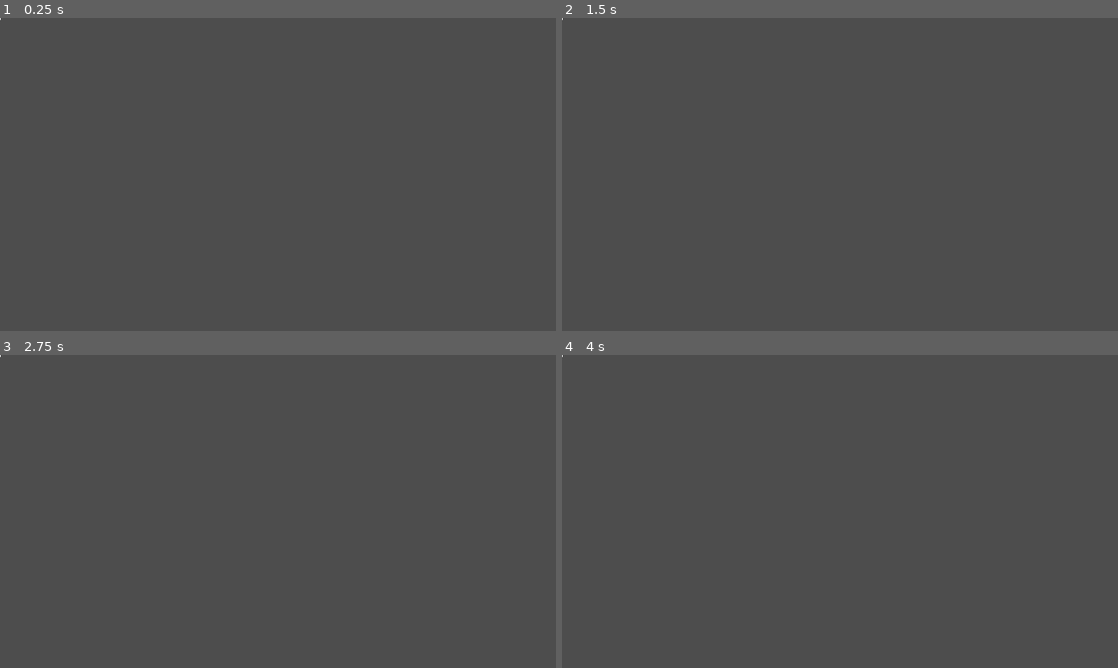
Above: before the commit, frames 1-4 (two rows, left to right).
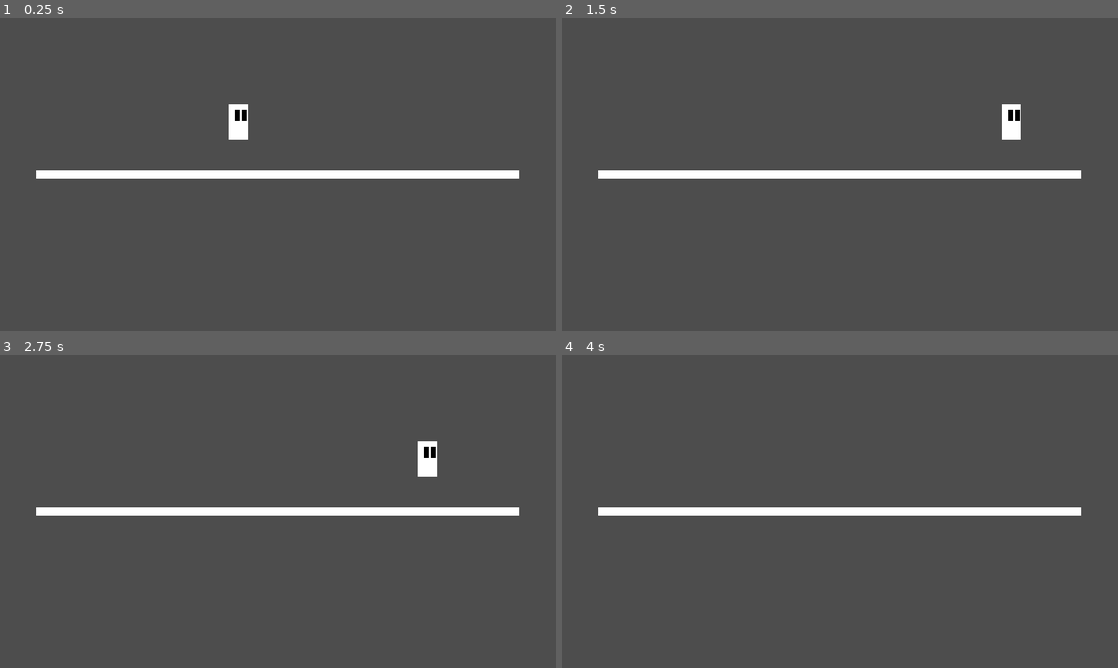
Above: after the commit, the same moments.

Repository: shubhrDev/Satisfying-Character-Controller
Game: Godot game, scene res://levels/level_1.tscn
Two runs of this game, one before a commit and one after it. Both use one fixed random seed, a clock stepped at 60 frames per second and the inputs below. Before the commit the project starts from res://Player/player.tscn.
Inputs:
- Up to frame 1 (0.25 s): no input
- Up to frame 2 (1.5 s): tap Enter at 0.5 s; hold Space (jump) 0.53-1.28 s; hold D (right) from 0.53 s (still down); tap Space (jump) at 1.35 s
- Up to frame 3 (2.75 s): tap Space (jump) at 1.52, 1.82 s; release D (right) at 2.03 s; hold A (left) from 2.03 s (still down); hold Space (jump) from 2.03 s (still down)
- Up to frame 4 (4 s): release A (left) at 2.78 s; release Space (jump) at 2.78 s; hold D (right) from 2.78 s (still down); tap Space (jump) at 2.85, 3.02, 3.32 s; hold Space (jump) from 3.53 s (still down)

The runs differ from the first frame. In frame 1, 2.7% of the frame differs, in the area x 0-94%, y 0-52%; in frame 2, 2.7%; in frame 3, 2.7%; in frame 4, 2.3%.

Commit message:
updated fsm added walking

Diff:
--- a/Player/player.tscn
+++ b/Player/player.tscn
@@ -1,8 +1,13 @@
 [gd_scene format=3 uid="uid://ud3hlacbdclc"]
 
-[ext_resource type="Script" uid="uid://b3fosw1ergyrx" path="res://Player/scripts/state_machine.gd" id="1_btcbx"]
-[ext_resource type="Script" uid="uid://b8uoly2s3dfwf" path="res://Player/scripts/States/walk_state.gd" id="2_gwnis"]
+[ext_resource type="Script" uid="uid://cv8m6w5vk6xj1" path="res://Player/scripts/player_base.gd" id="1_gwnis"]
+[ext_resource type="Script" uid="uid://gywdip5s47x3" path="res://Player/scripts/States/state_machine.gd" id="1_l8h54"]
+[ext_resource type="Script" uid="uid://buccd6sdhwomo" path="res://Player/scripts/States/move_state.gd" id="3_btcbx"]
 [ext_resource type="Script" uid="uid://cf1f77b8uq73v" path="res://Player/scripts/States/idle_state.gd" id="3_k53q1"]
+
+[sub_resource type="Curve" id="Curve_k53q1"]
+_data = [Vector2(0, 0), 0.0, 1.0, 0, 0, Vector2(0.575, 1), 0.0, 0.0, 0, 0, Vector2(1, 1), 0.0, 0.83616424, 0, 0]
+point_count = 3
 
 [sub_resource type="BoxMesh" id="BoxMesh_e3c3e"]
 
@@ -11,7 +16,11 @@
 [sub_resource type="RectangleShape2D" id="RectangleShape2D_e3c3e"]
 size = Vector2(4, 8)
 
-[node name="Player" type="CharacterBody2D" unique_id=198898836]
+[node name="Player" type="CharacterBody2D" unique_id=198898836 node_paths=PackedStringArray("coyote_strafe_time")]
+script = ExtResource("1_gwnis")
+acceleration_curve = SubResource("Curve_k53q1")
+player_speed = 500.0
+coyote_strafe_time = NodePath("strafeTimer")
 
 [node name="body" type="MeshInstance2D" parent="." unique_id=1877024279]
 scale = Vector2(4, 8)
@@ -32,22 +41,25 @@
 [node name="CollisionShape2D" type="CollisionShape2D" parent="." unique_id=564171346]
 shape = SubResource("RectangleShape2D_e3c3e")
 
-[node name="StateMachine" type="Node" parent="." unique_id=450718523 node_paths=PackedStringArray("initial_state")]
-script = ExtResource("1_btcbx")
-initial_state = NodePath("IdleState")
-metadata/_custom_type_script = "uid://b3fosw1ergyrx"
-
-[node name="WalkState" type="Node" parent="StateMachine" unique_id=1595051024]
-script = ExtResource("2_gwnis")
-metadata/_custom_type_script = "uid://b8uoly2s3dfwf"
-
-[node name="IdleState" type="Node" parent="StateMachine" unique_id=1559439056]
-script = ExtResource("3_k53q1")
-metadata/_custom_type_script = "uid://cf1f77b8uq73v"
-
 [node name="strafeTimer" type="Timer" parent="." unique_id=994411051]
 unique_name_in_owner = true
-wait_time = 0.1
+wait_time = 0.2
 one_shot = true
 
-[connection signal="timeout" from="strafeTimer" to="StateMachine/WalkState" method="_on_strafe_timer_timeout"]
+[node name="StateMachine" type="Node" parent="." unique_id=1295562982 node_paths=PackedStringArray("initial_state")]
+script = ExtResource("1_l8h54")
+initial_state = NodePath("Idle")
+metadata/_custom_type_script = "uid://gywdip5s47x3"
+
+[node name="Idle" type="Node" parent="StateMachine" unique_id=1787945245 node_paths=PackedStringArray("move_state")]
+script = ExtResource("3_k53q1")
+move_state = NodePath("../Move")
+metadata/_custom_type_script = "uid://bxnipgrcic4y3"
+
+[node name="Move" type="Node" parent="StateMachine" unique_id=1481526363 node_paths=PackedStringArray("idle_state", "player_base")]
+script = ExtResource("3_btcbx")
+idle_state = NodePath("../Idle")
+player_base = NodePath("../..")
+metadata/_custom_type_script = "uid://bxnipgrcic4y3"
+
+[connection signal="timeout" from="strafeTimer" to="StateMachine/Move" method="_on_strafe_timer_timeout"]
--- a/Player/scripts/States/idle_state.gd
+++ b/Player/scripts/States/idle_state.gd
@@ -1,12 +1,14 @@
 extends State
 
-class_name IdleState
+@export var move_state : State
 
-func enter():
-	print ("Entering Idle State")
 
-func handle_input(event : InputEvent):
-	if event.is_action_pressed("left") or event.is_action_pressed("right"):
-		state_machine.change_state("walkstate")
-	elif event.is_action_pressed("jump"):
-		state_machine.change_state("jumpstate")
+func enter_state() -> void:
+	pass
+
+func update(_delta : float) -> void:
+	var horizontal_input := Input.get_axis("left", "right")
+	var direction = Vector2(horizontal_input, 0)
+	if direction != Vector2.ZERO:
+
+		switch_state.emit(move_state)
--- a/Player/scripts/States/jump_state.gd
+++ /dev/null
@@ -1 +0,0 @@
-extends State
--- /dev/null
+++ b/Player/scripts/States/move_state.gd
@@ -0,0 +1,28 @@
+extends State
+
+@export var idle_state : State
+@onready var strafe_timer: Timer = %strafeTimer
+@export var player_base: PlayerBase
+var timer_started : bool = false
+var direction
+
+
+
+func enter_state() -> void:
+	player_base.player_movement_hold_timer = 0
+
+func update(_delta : float) -> void:
+	var horizontal_input := Input.get_axis("left", "right")
+	direction = Vector2(horizontal_input, 0)
+
+	if direction == Vector2.ZERO and player_base.coyote_strafe_time.is_stopped():
+		player_base.coyote_strafe_time.start()
+	else:
+		player_base.move_left_right(direction, _delta)
+
+
+
+
+func _on_strafe_timer_timeout() -> void:
+	if direction == Vector2.ZERO:
+		switch_state.emit(idle_state)
--- /dev/null
+++ b/Player/scripts/States/state.gd
@@ -0,0 +1,15 @@
+class_name State extends Node
+
+signal switch_state(state: State)
+
+func enter_state() -> void:
+	pass
+
+func exit_state() -> void:
+	pass
+
+func update(_delta : float) -> void:
+	pass
+
+func physics_update(_delta : float) -> void:
+	pass
--- /dev/null
+++ b/Player/scripts/States/state_machine.gd
@@ -0,0 +1,37 @@
+class_name StateMachine extends Node
+
+@export var initial_state : State
+
+
+var active_state : State :
+	set (new_value):
+		active_state = new_value
+		print(active_state)
+
+func _ready() -> void:
+	for child_state : State in get_children():
+		child_state.switch_state.connect(change_state)
+	change_state(initial_state)
+
+func _process(delta: float) -> void:
+	var horizontal_input := Input.get_axis("left", "right")
+	var direction = Vector2(horizontal_input, 0)
+
+	if active_state:
+		active_state.update(delta)
+
+func _physics_process(delta: float) -> void:
+	if active_state:
+		active_state.physics_update(delta)
+
+func change_state(new_state : State) -> void:
+	if new_state == active_state:
+		return
+
+	if active_state:
+		active_state.exit_state()
+
+	active_state = new_state
+
+	if active_state:
+		active_state.enter_state()
--- a/Player/scripts/States/walk_state.gd
+++ /dev/null
@@ -1,32 +0,0 @@
-extends State
-
-class_name WalkState
-const SPEED = 300.0
-@onready var strafe_timer: Timer = %strafeTimer
-
-
-
-func physics_update(delta : float):
-	var character_controller = state_machine.get_parent()
-	var direction := Input.get_axis("left", "right")
-
-	if direction == 0:
-		strafe_timer.start()
-	else:
-		strafe_timer.stop()
-
-	if direction:
-		character_controller.velocity.x = direction * SPEED
-	else:
-		character_controller.velocity.x = move_toward(character_controller.velocity.x, 0, SPEED)
-
-	character_controller.move_and_slide()
-
-func handle_input(event : InputEvent):
-	if event.is_action_pressed("jump"):
-		state_machine.change_state("jumpstate")
-
-
-
-func _on_strafe_timer_timeout() -> void:
-		state_machine.change_state("idlestate")
--- /dev/null
+++ b/Player/scripts/player_base.gd
@@ -0,0 +1,25 @@
+class_name PlayerBase extends CharacterBody2D
+
+@export var acceleration_curve : Curve
+@export var player_speed : float
+@export var coyote_strafe_time : Timer
+var previous_direction : Vector2
+var player_movement_hold_timer: float = 0 :
+	set (new_value):
+		player_movement_hold_timer = new_value
+		player_movement_hold_timer = clampf(player_movement_hold_timer, 0, 1)
+		#print (player_movement_hold_timer)
+
+func move_left_right(direction: Vector2, delta: float):
+	if direction.x != previous_direction.x:
+		player_movement_hold_timer = 0.25 # reset when a to d
+
+
+	player_movement_hold_timer += delta
+
+	var target_speed := acceleration_curve.sample(player_movement_hold_timer) * player_speed * direction.x
+	velocity.x = target_speed
+
+	previous_direction = direction
+
+	move_and_slide()
--- a/Player/scripts/player_controller.gd
+++ /dev/null
@@ -1,18 +0,0 @@
-extends CharacterBody2D
-
-
-
-const JUMP_VELOCITY = -400.0
-
-
-func _physics_process(delta: float) -> void:
-	# Add the gravity.
-	if not is_on_floor():
-		velocity += get_gravity() * delta
-
-	# Handle jump.
-	if Input.is_action_just_pressed("jump") and is_on_floor():
-		velocity.y = JUMP_VELOCITY
-
-	# Get the input direction and handle the movement/deceleration.
-	# As good practice, you should replace UI actions with custom gameplay actions.
--- a/Player/scripts/state.gd
+++ /dev/null
@@ -1,20 +0,0 @@
-extends Node
-
-class_name State
-
-var state_machine : StateMachine
-
-func enter():
-	pass
-
-func exit():
-	pass
-
-func update(delta : float):
-	pass
-
-func physics_update(delta : float):
-	pass
-
-func handle_input(event : InputEvent):
-	pass
--- a/Player/scripts/state_machine.gd
+++ /dev/null
@@ -1,37 +0,0 @@
-extends Node
-
-class_name StateMachine
-
-@export var initial_state : State
-var current_state: State
-var states : Dictionary = {}
-
-func _ready() -> void:
-	for child in get_children():
-		if child is State:
-			states[child.name.to_lower()] = child
-			child.state_machine = self
-
-	if initial_state:
-		change_state(initial_state.name.to_lower())
-
-func _process(delta: float) -> void:
-	if current_state:
-		current_state.update(delta)
-
-func _physics_process(delta: float) -> void:
-	if current_state:
-		current_state.physics_update(delta)
-
-func _input(event: InputEvent) -> void:
-	if current_state:
-		current_state.handle_input(event)
-
-func change_state(new_state_name: String) -> void:
-	if current_state:
-		current_state.exit()
-
-	current_state = states.get(new_state_name.to_lower())
-
-	if current_state:
-		current_state.enter()
--- a/project.godot
+++ b/project.godot
@@ -11,7 +11,7 @@
 [application]
 
 config/name="platformer controller"
-run/main_scene="uid://ud3hlacbdclc"
+run/main_scene="uid://1dutg6cy10mf"
 config/features=PackedStringArray("4.7", "Forward Plus")
 config/icon="res://icon.svg"
 
@@ -19,6 +19,13 @@
 
 window/stretch/mode="canvas_items"
 window/stretch/aspect="expand"
+
+[file_customization]
+
+folder_colors={
+"res://Player/scripts/": "green",
+"res://levels/": "red"
+}
 
 [input]
 
Not shown, removed: Player/scripts/States/jump_state.gd.uid
Not shown, added: Player/scripts/States/move_state.gd.uid
Not shown, added: Player/scripts/States/state.gd.uid
Not shown, added: Player/scripts/States/state_machine.gd.uid
Not shown, removed: Player/scripts/States/walk_state.gd.uid
Not shown, added: Player/scripts/player_base.gd.uid
Not shown, removed: Player/scripts/player_controller.gd.uid
Not shown, removed: Player/scripts/state.gd.uid
Not shown, removed: Player/scripts/state_machine.gd.uid
